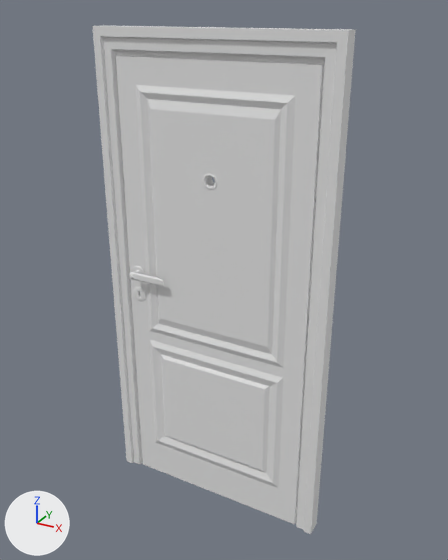
One commit to the FBX model Assets/Apartment Assets/Doors/OutSideDoor/OutSideDoor.fbx: the scene before it, then after it.
The view is the same before and after, from a 50 mm camera at (2.81, -4.91, 2.66) aimed at (0.06, 0.11, 0.15). Lighting does not change. The marker at lower left points along +X, +Y and +Z. The picture after the commit comes second. Where no turn or scale is listed for an object, it has been applied to the vertices. Vertices at exactly the same position are counted once.

Script lines for the objects in view, before the commit:
```python
me_cube_021 = bpy.data.meshes.new('Cube.021')
me_cube_021.from_pydata(...)  # 837 vertices, 747 faces; spans x -1.22..1.22, y -0.16..0.16, z -2.5..2.5
ob_door_001 = bpy.data.objects.new('Door.001', me_cube_021)
ob_door_001.location = (0.0, 0.0, 0.0)
```
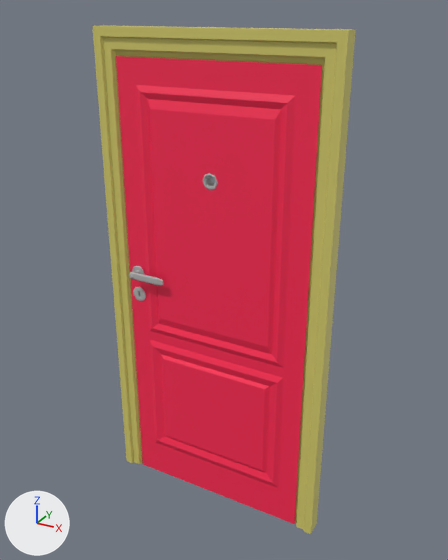
Where the change shows, as pixel boxes [x1, y1, x2, y2] in the pictures (448 x 560 px):
part 1 of me_cube_021, cut back
    before: [116, 56, 323, 518]
    after: [116, 57, 160, 323]
part 2 of me_cube_021, recoloured (darker)
    both: [92, 25, 356, 534]

The change in detail:
Picture 'OutSideDoor.png' (img_outsidedoor_png) is new.
Material 'Material' (mat_material) is new.
Its texture is img_outsidedoor_png.
me_cube_021 is used by ob_door_001; location (0.0, 0.0, 0.0).
me_cube_021 had 837 vertices, 747 faces and spanned x -1.22..1.22, y -0.16..0.16, z -2.5..2.5.
me_cube_021 now has 835 vertices, 764 faces and spans x -1.22..1.22, y -0.16..0.16, z -2.5..2.5.
Part 1, on me_cube_021:
8 vertices are removed from x -1.01..-0.67, y -0.06..0.06, z 0.71..0.81.
28 faces are deleted.
6 vertices are added at (-0.9, 0.05, 0.08), (-0.9, 0.06, 0.08), (-0.9, -0.05, 0.08), (-0.9, -0.16, 0.08), (-0.9, 0.16, 0.08), (-0.9, -0.06, 0.08).
45 new faces join them.
me_cube_021 part 2: 719 faces spanning x -1.22..1.22, y -0.16..0.16, z -2.5..2.5 switch from no material to mat_material (picture img_outsidedoor_png).
